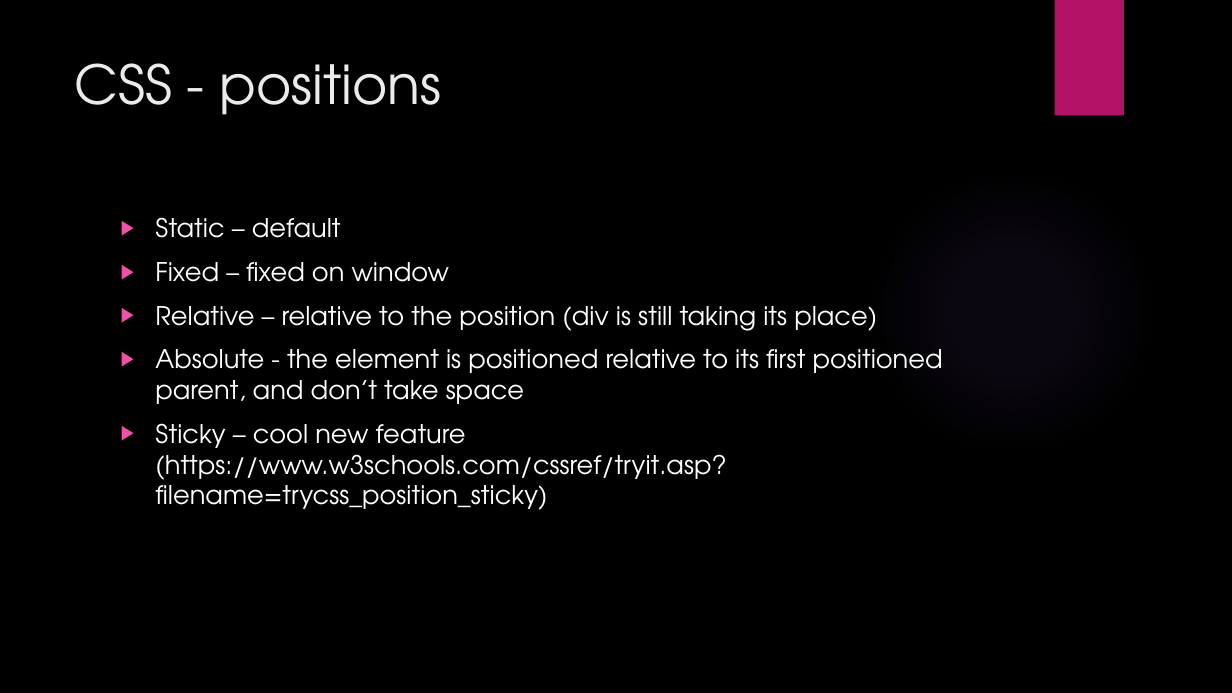
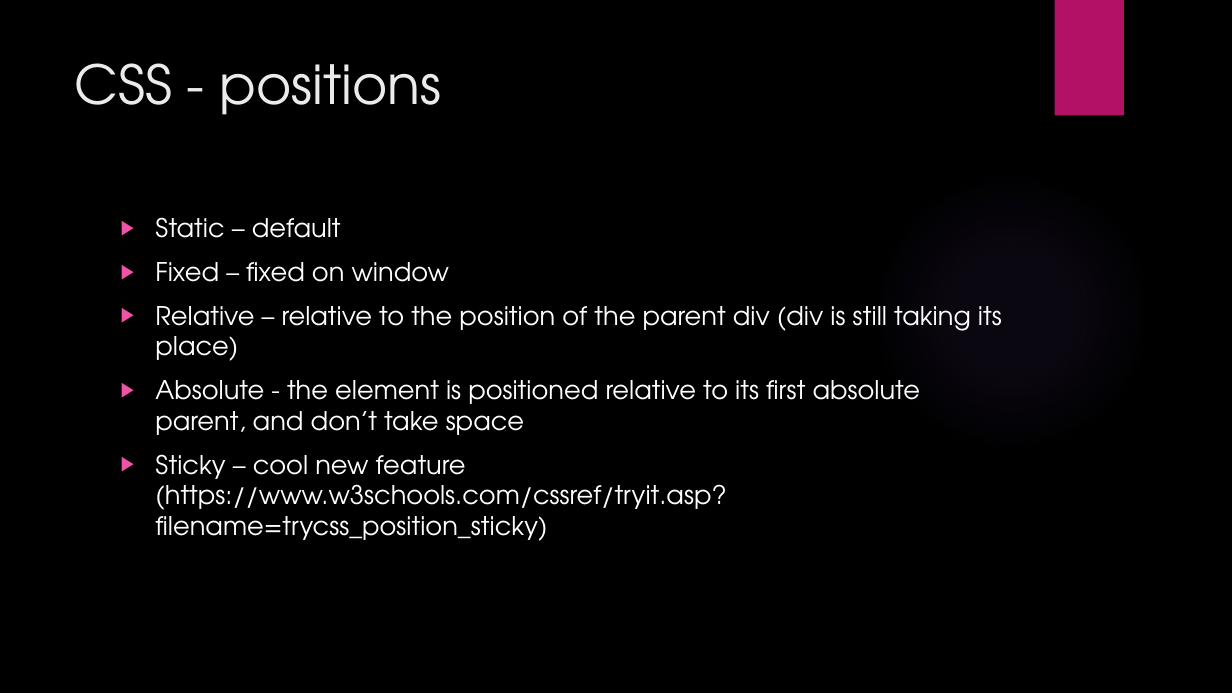
Before and after one commit to talyaron/full-stack, a slide deck: slide 9 of HTML/02 - CSS3/HTML CSS3.pptx (slide 5 before the commit). Drawn at 1232x693 pixels with LibreOffice and Linux fonts; fonts in the diff are those of the drawing; background and template pictures are left out. Boxes give left, top, right and bottom in pixels: in the first picture for what was removed or moved away, otherwise in the second. Text is boxed around its words. In the diff, an @@ line names an element or a change of style, - is before the commit and + after.

```diff
--- a/HTML/02 - CSS3/HTML CSS3.pptx
+++ b/HTML/02 - CSS3/HTML CSS3.pptx
@@ text at (155, 306, 1002, 435): text changed @@
-▶ Relative – relative to the position (div is still taking its place)
-▶ Absolute - the element is positioned relative to its first positioned parent, and don’t take space
+▶ Relative – relative to the position of the parent div (div is still taking its place)
+▶ Absolute - the element is positioned relative to its first absolute parent, and don’t take space
```
Also in this commit, not shown: 4 slides added, 1 slide removed.
